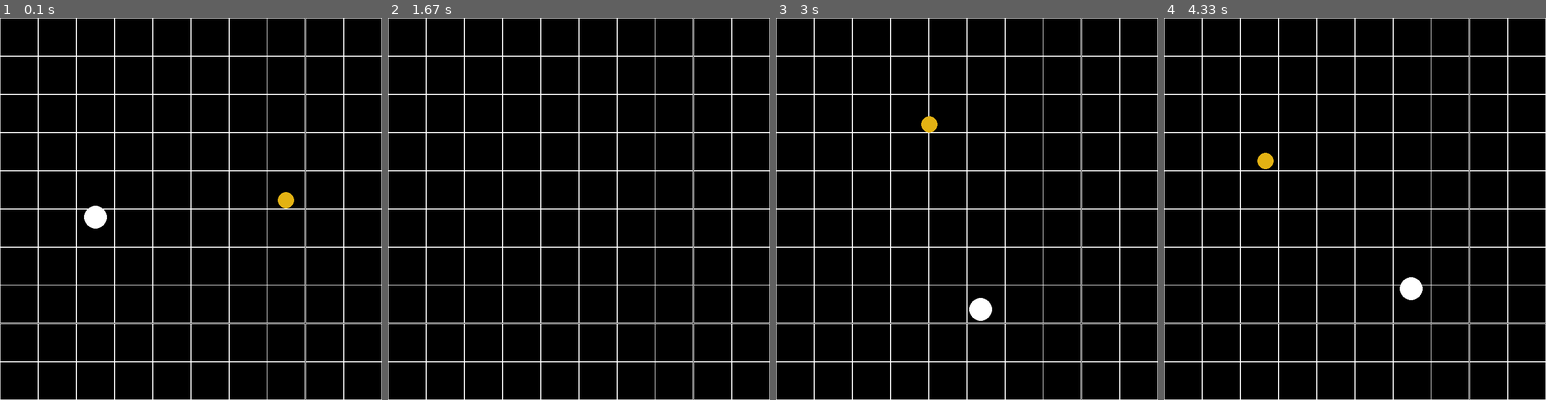
Above: before the commit, frames 1-4 (left to right).
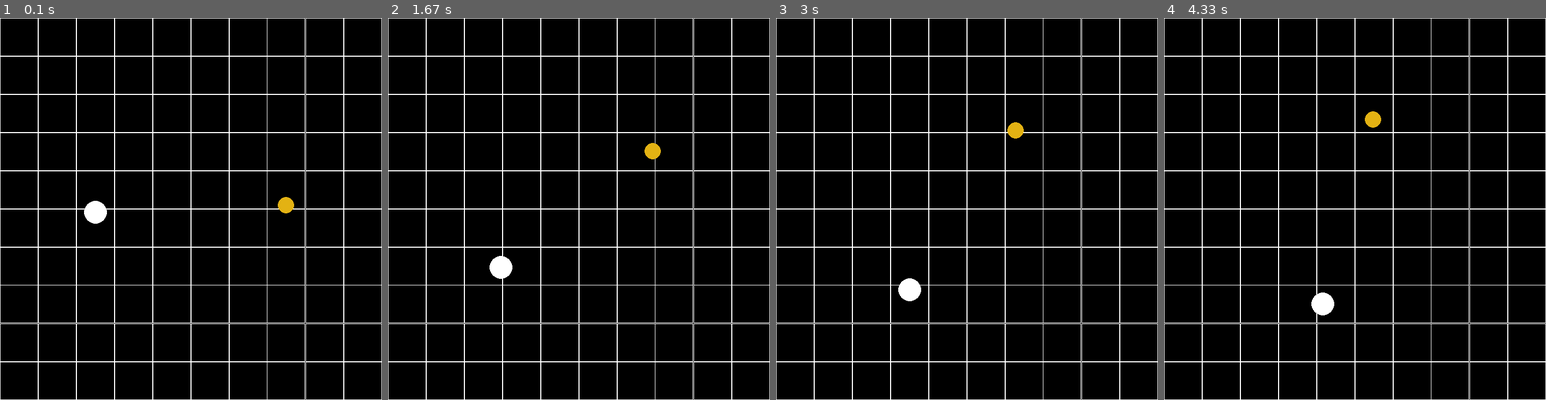
Above: after the commit, the same moments.

Repository: Demarcus-JL/Alpha-Centauri
Game: pygame game, started from program/main.py
Two runs of this game, one before a commit and one after it. Both use one fixed random seed, a clock stepped at 60 frames per second and the inputs below.
Inputs:
- Up to frame 1 (0.1 s): no input
- Up to frame 2 (1.67 s): hold Up 0.33-0.8 s; hold Down 0.83-1.13 s; tap Space at 0.9, 1.23, 1.63 s; hold Up 1.17-1.53 s; hold Down from 1.57 s (still down)
- Up to frame 3 (3 s): release Down at 1.93 s; hold Up 1.97-2.27 s; tap Space at 2.03, 2.37, 2.7 s; hold Down 2.3-2.6 s; hold Up from 2.63 s (still down)
- Up to frame 4 (4.33 s): release Up at 3 s; hold Down 3.03-3.4 s; tap Space at 3.1, 3.5, 3.83, 4.17 s; hold Up 3.43-3.73 s; hold Down 3.77-4.07 s; hold Up from 4.1 s (still down)

The runs differ from the first frame. In frame 1, 0.3% of the frame differs, in the area x 22-77%, y 45-56%; in frame 2, 0.4%; in frame 3, 0.8%, in the area x 32-65%, y 25-80%; in frame 4, 0.8%.

Commit message:
adjusted FPS for better viewing

Diff:
--- a/program/config.py
+++ b/program/config.py
@@ -1,7 +1,7 @@
 """Module to store configuration variables for the simulation."""
 
 # Constants
-FPS: int = 120  # can be adjusted using up/down arrow keys during the simulation
+FPS: int = 60  # can be adjusted using up/down arrow keys during the simulation
 # Simulated seconds that pass per frame
 TIMESTEP: float = 1e8  # ca. 3.17 years on earth
 START_SCREEN_SIZE: tuple[int, int] = (700, 700)  # screen resolution in px
